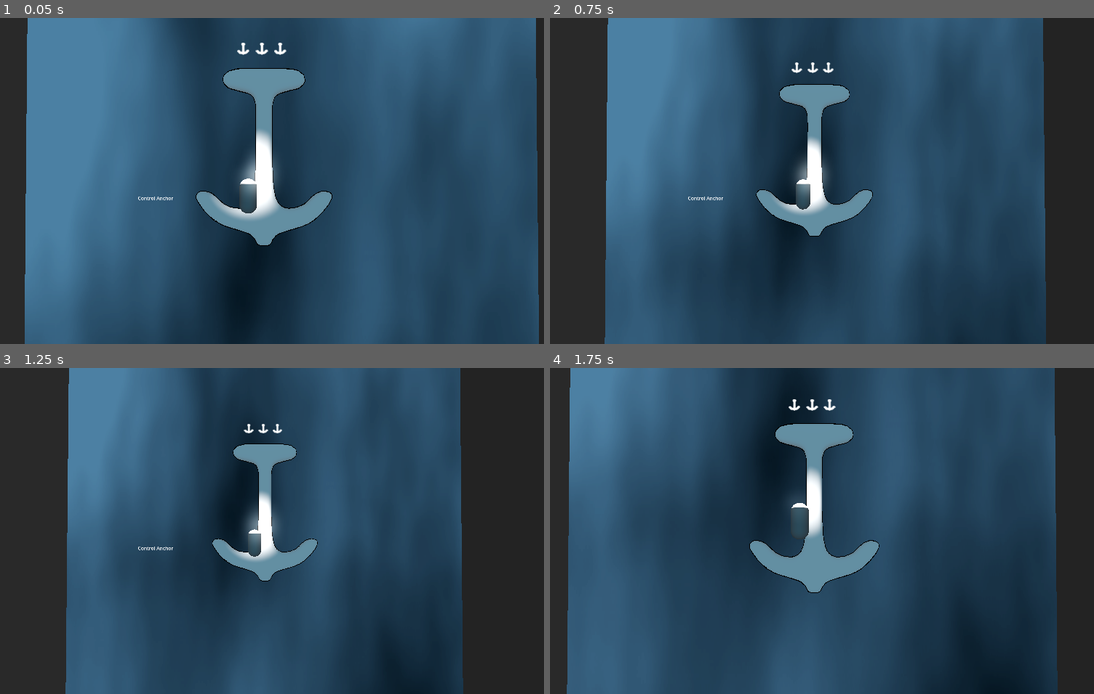
Above: before the commit, frames 1-4 (two rows, left to right).
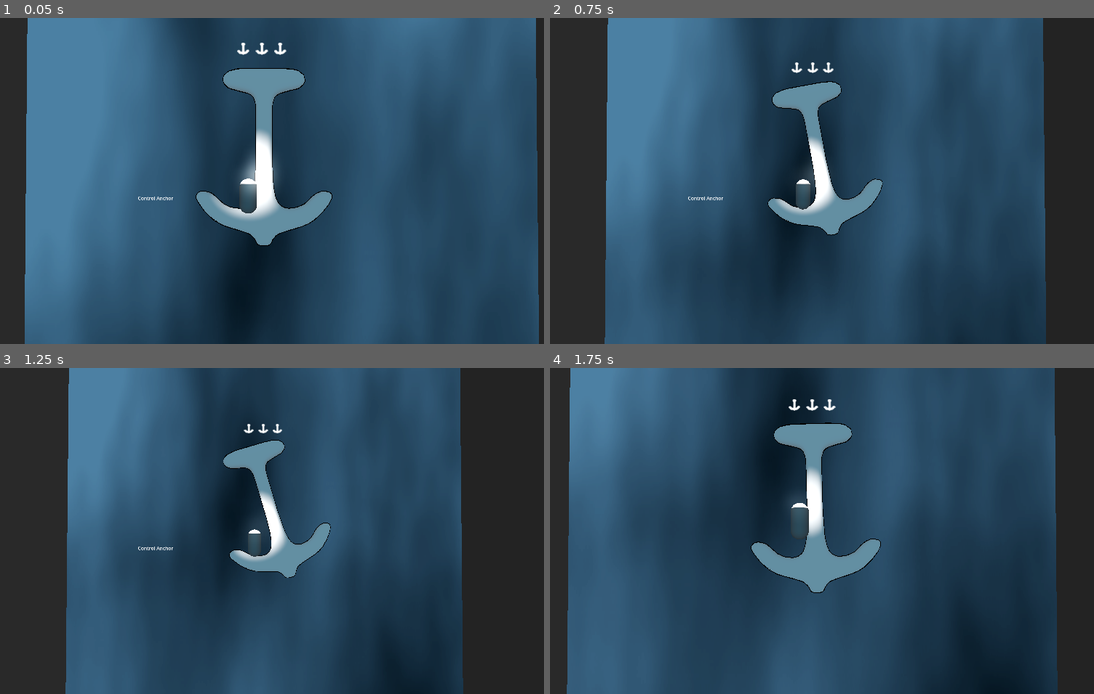
Above: after the commit, the same moments.

Repository: ryankmims/ludum-dare-57
Game: Godot game, scene res://Prototyping/TestingDepth.tscn
Same seed, same stepped clock (60 frames per second), same inputs: the game is played once before the commit and once after it.
Inputs (mouse positions are in pixels of both pictures, inside the frame that each line leads up to):
- Up to frame 1 (0.05 s): no input
- Up to frame 2 (0.75 s): tap Enter at 0.5 s; move the mouse to (947, 164) at 0.52 s; press the mouse at (947, 164) at 0.53 s; hold D (move_right) from 0.53 s (still down)
- Up to frame 3 (1.25 s): keep holding D (move_right); tap Space (jump) at 0.77 s
- Up to frame 4 (1.75 s): move the mouse to (702, 547) at 1.27 s; release D (move_right) at 1.28 s; release the mouse at (702, 547) at 1.28 s; hold S (move_down) from 1.28 s (still down); click (702, 547) at 1.35 s; tap Space (jump) at 1.52 s

Frame 1 is identical in both runs. In frame 2, 1.8% of the frame differs, in the area x 37-62%, y 19-68%; in frame 3, 2.0%, in the area x 39-61%, y 22-66%; in frame 4, 0.5%.

Commit message:
anchor tilt when moving

Diff:
--- a/Prototyping/TestingDepth.tscn
+++ b/Prototyping/TestingDepth.tscn
@@ -80,7 +80,6 @@
 environment = SubResource("Environment_dy33k")
 
 [node name="DirectionalLight3D" type="DirectionalLight3D" parent="."]
-transform = Transform3D(1, 0, 0, 0, 1, 0, 0, 0, 1, 0, 0, 0)
 light_color = Color(0.12725, 0.636425, 0.794976, 1)
 light_energy = 0.24
 
--- a/Scripts/Components/DepthAnchor/DepthAnchor.gd
+++ b/Scripts/Components/DepthAnchor/DepthAnchor.gd
@@ -3,6 +3,8 @@
 const ANCHOR_GRAVITY_BOUY_MODIFIER := 0.235
 const SPEED = 0.069
 const JUMP_VELOCITY = 4.5
+const MAX_ROTATION := 0.3
+const ROTATION_LERP_SPEED := 5.0
 
 const ZOOM_OUT_FOV := 90.0
 const NORMAL_FOV := 75.0
@@ -11,6 +13,7 @@
 const MAX_ANCHOR_POSITION := 30.0
 
 @onready var camera := $Camera3D
+@onready var anchor_mesh := $AnchorMesh
 
 @export var max_downward_velocity := 15.0
 @export var camera_lerp_speed: float = 5.0
@@ -18,6 +21,7 @@
 var is_grabbed := false
 var current_fov = NORMAL_FOV
 var target_fov = NORMAL_FOV
+var target_rotation := 0.0
 
 func _process(delta: float) -> void:
 	handle_grab_camera(delta)
@@ -25,6 +29,10 @@
 func _physics_process(delta: float) -> void:
 	if is_grabbed:
 		handle_movement(delta)
+	else:
+		target_rotation = 0.0
+
+	anchor_mesh.rotation.x = lerp(anchor_mesh.rotation.x, target_rotation, ROTATION_LERP_SPEED * delta)
 
 func handle_movement(delta : float):
 	var input_dir := Input.get_vector("move_left", "move_right", "move_up", "move_down")
@@ -32,6 +40,10 @@
 	if direction:
 		global_position.x += -direction.z * SPEED
 		global_position.x = clamp(global_position.x, MIN_ANCHOR_POSITION, MAX_ANCHOR_POSITION)
+
+		target_rotation = +direction.z * MAX_ROTATION
+	else:
+		target_rotation = 0.0
 
 func handle_grab_camera(delta : float):
 	current_fov = lerp(current_fov, target_fov, camera_lerp_speed * delta)
